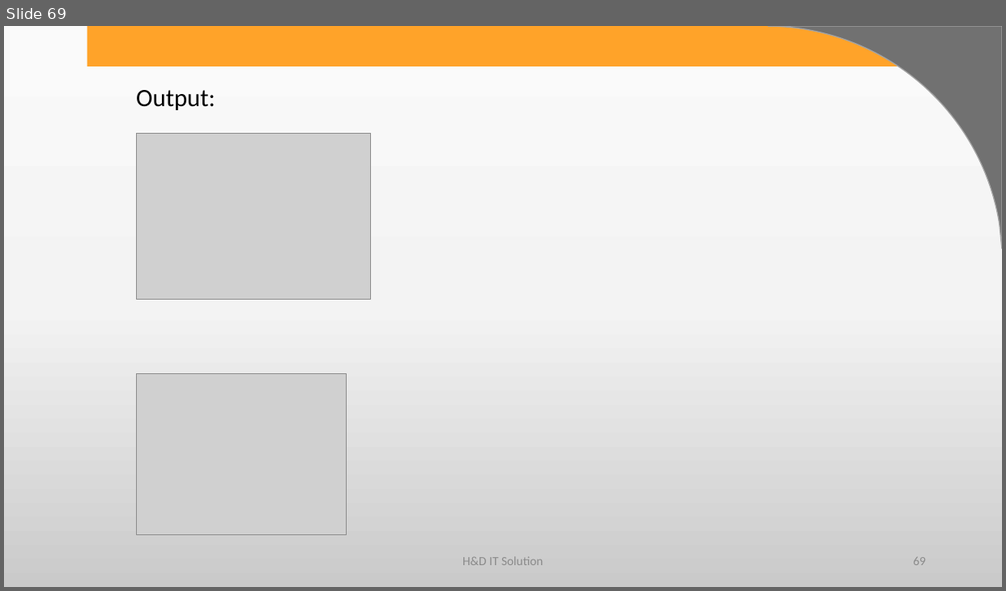
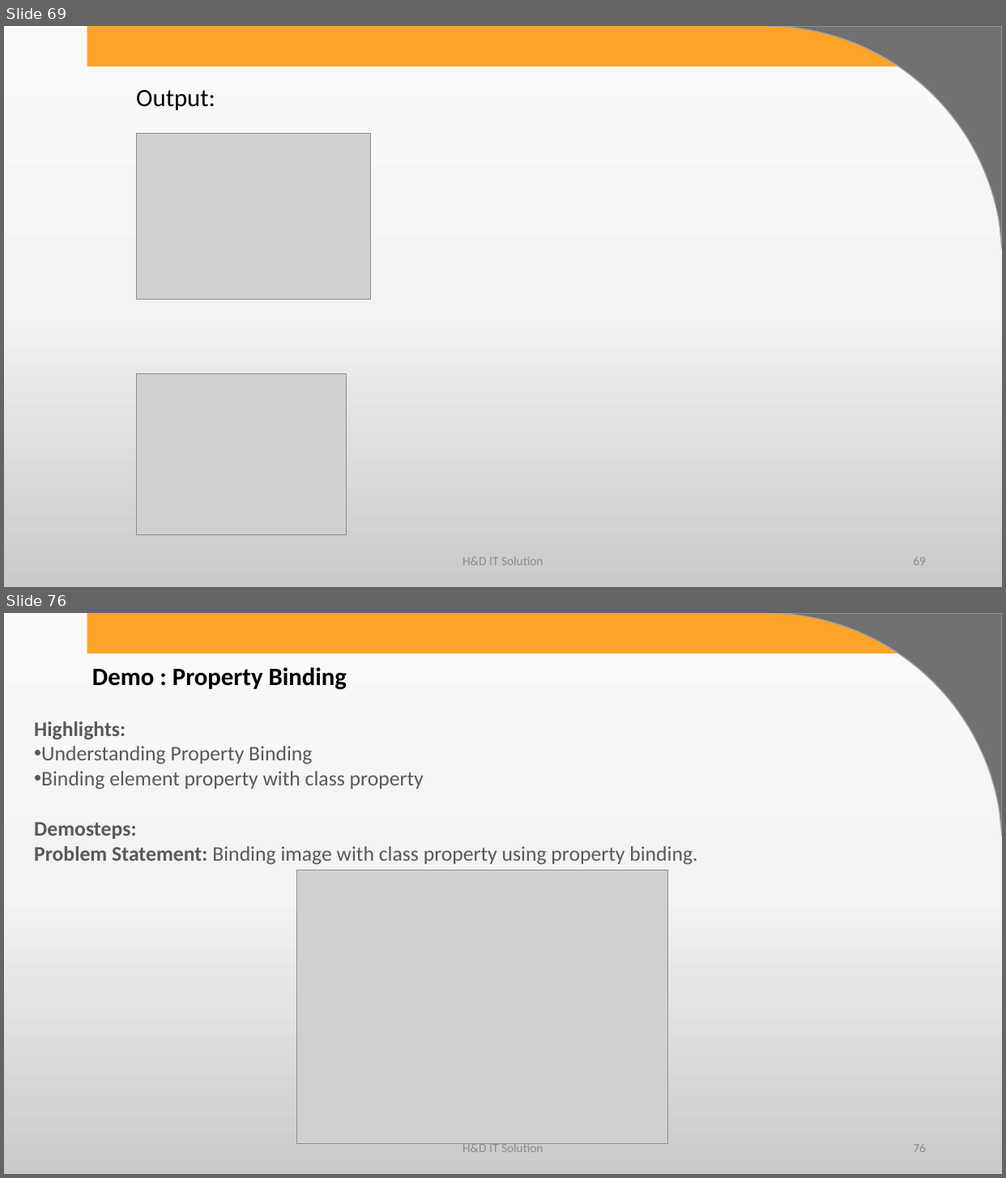
Before and after one commit to harshadasawant/infiniteAngular, a slide deck: ppt/ANGULAR.pptx. Shown one above the other, each under a label of ours: slide 69 before the commit, slides 69 and 76 after it; the slides between them are not shown. The pictures are 1006x591 and 1006x1178 pixels, drawn with LibreOffice and Linux fonts; fonts in the diff are those of the drawing; grey boxes stand for pictures; background and template pictures are left out. Boxes give left, top, right and bottom in pixels: in the first picture for what was removed or moved away, otherwise in the second. Text is boxed around its words. In the diff, an @@ line names an element or a change of style, - is before the commit and + after.

Commit message:
2 way binding attribute and style binding

```diff
--- a/ppt/ANGULAR.pptx
+++ b/ppt/ANGULAR.pptx
@@ slide 76 added at [4, 613, 1002, 1174], background gradient #FBFBFB to #F4F4F4 to #CBCBCB; not listed: 2 template elements that a slide beside it also shows @@
@@ text added at [92, 667, 347, 690], 24 pt, text #000000, bold @@
+Demo : Property Binding
@@ text added at [34, 722, 697, 865], 20 pt, text #595959 @@
+Highlights:
+• Understanding Property Binding
+• Binding element property with class property
+Demosteps:
+Problem Statement: Binding image with class property using property binding.
@@ picture added at [297, 871, 669, 1144] @@
@@ text added at [462, 1144, 543, 1152], 12 pt, text #8C8C8C @@
+H&D IT Solution
@@ page number added at [913, 1144, 926, 1152], 12 pt, text #8C8C8C @@
+76
```
Also in this commit, not shown: 37 other slides added, 6 other files.
